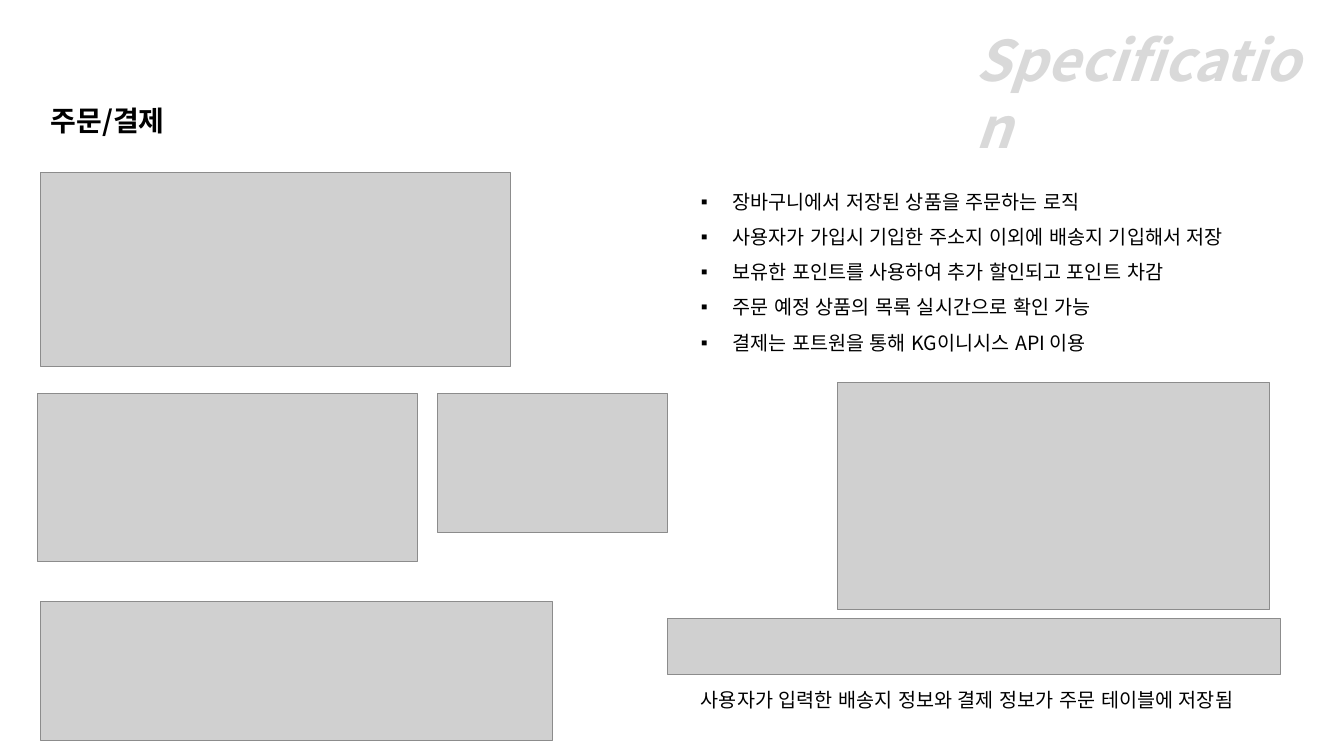
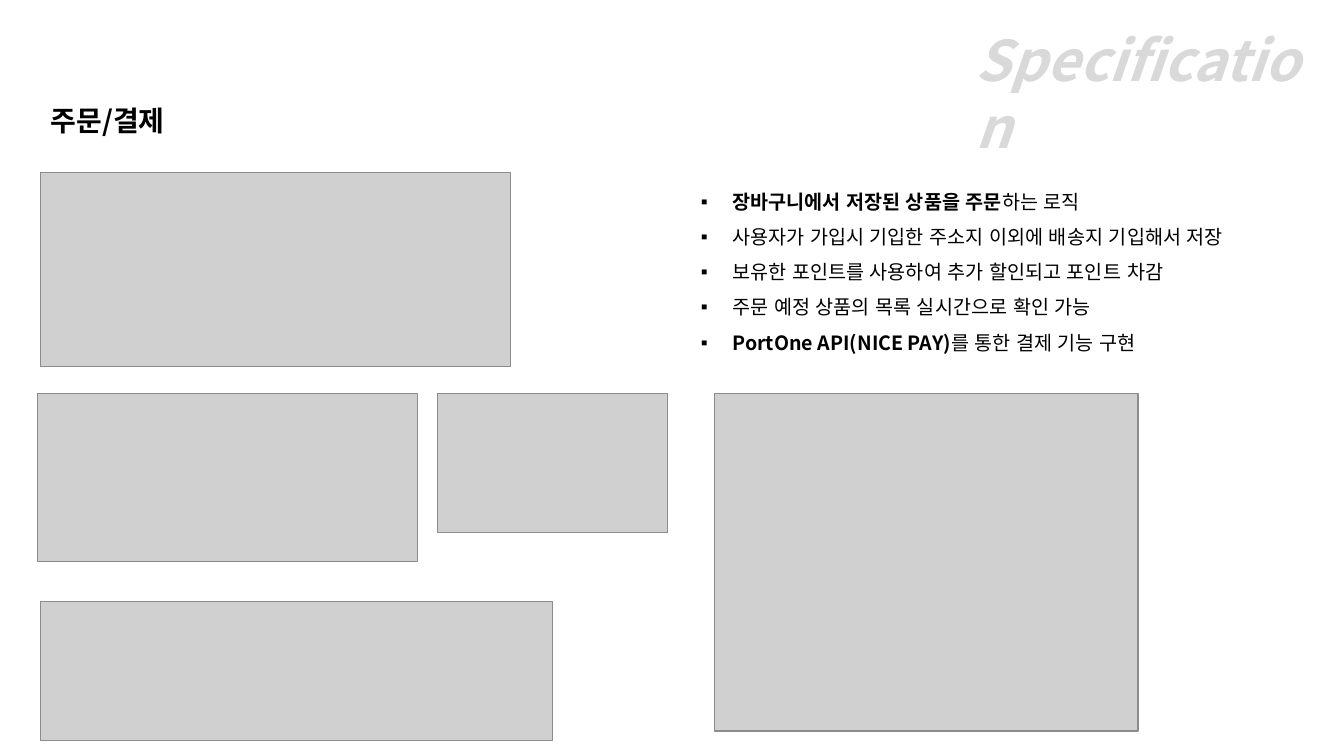
Before and after one commit to jhb0430/nunubooks, a slide deck: slide 14 of nunubooks 포트폴리오.pptx (slide 13 before the commit). Drawn at 1344x756 pixels with LibreOffice and Linux fonts; fonts in the diff are those of the drawing; grey boxes stand for pictures. Boxes give left, top, right and bottom in pixels: in the first picture for what was removed or moved away, otherwise in the second. Text is boxed around its words. In the diff, an @@ line names an element or a change of style, - is before the commit and + after.

```diff
--- a/nunubooks 포트폴리오.pptx
+++ b/nunubooks 포트폴리오.pptx
@@ text at bbox=[732, 192, 1080, 211]: bold on in "장바구니에서 저장된 상품을 주문하는" @@
@@ text at bbox=[732, 333, 1135, 354]: text changed; bold on @@
-▪ 결제는 포트원을 통해 KG이니시스 API 이용
+▪ PortOne API(NICE PAY)를 통한 결제 기능 구현
@@ picture removed at bbox=[838, 383, 1270, 610] @@
@@ picture added at bbox=[715, 393, 1138, 731] @@
@@ picture removed at bbox=[668, 618, 1281, 675] @@
@@ text removed at bbox=[701, 690, 1233, 709] @@
-사용자가 입력한 배송지 정보와 결제 정보가 주문 테이블에 저장됨
```
Also in this commit, not shown: 12 other slides changed, 3 slides added, 1 other file.
